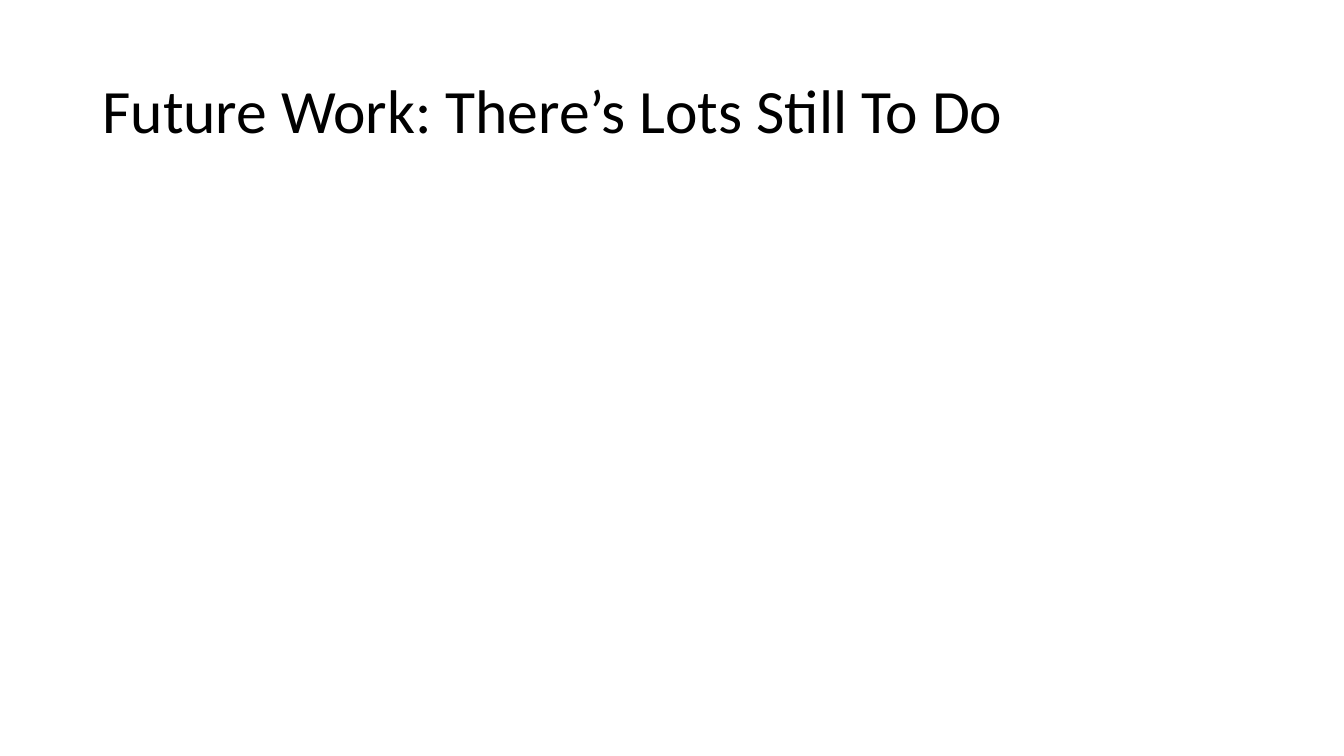
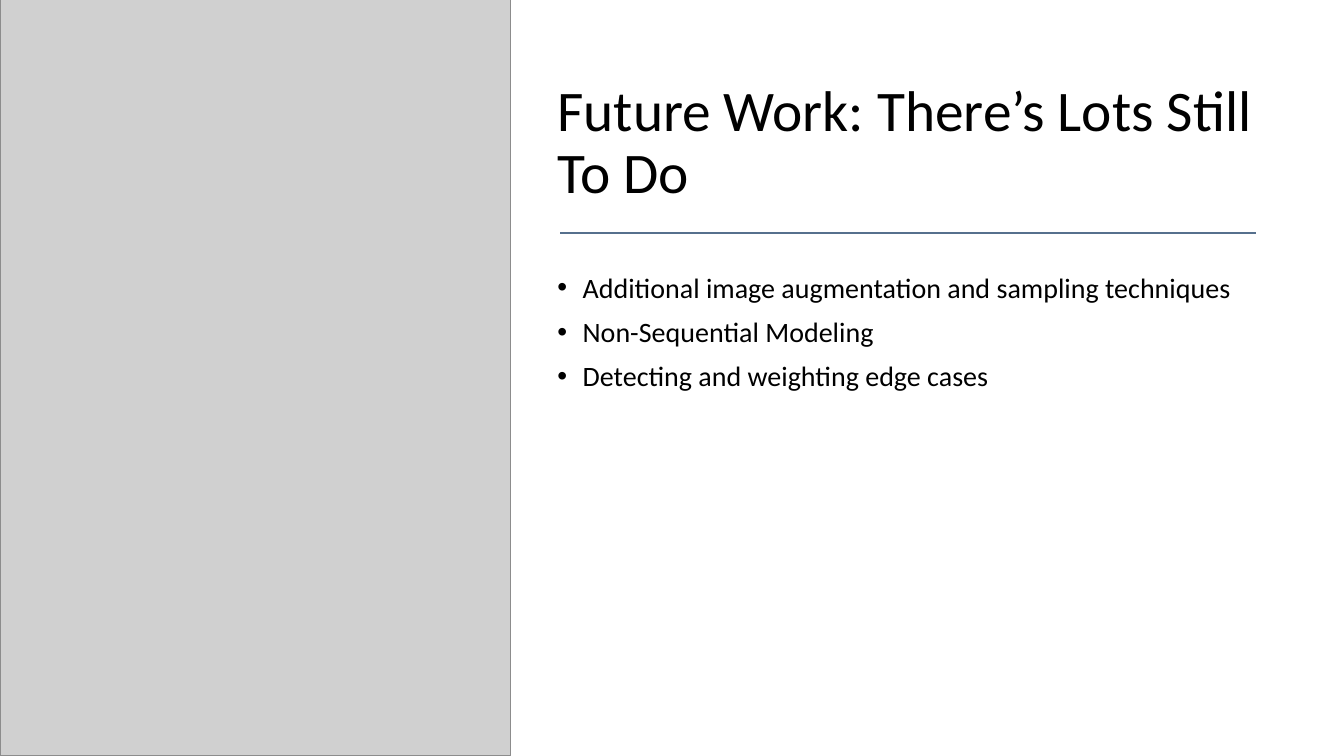
Before and after one commit to minthammock/dsc-mod-4-project-v2-1-onl01-dtsc-pt-041320, a slide deck: slide 8 of mod4_non_technical.pptx (slide 9 before the commit). Drawn at 1344x756 pixels with LibreOffice and Linux fonts; fonts in the diff are those of the drawing; grey boxes stand for pictures. Boxes give left, top, right and bottom in pixels: in the first picture for what was removed or moved away, otherwise in the second. Text is boxed around its words. In the diff, an @@ line names an element or a change of style, - is before the commit and + after.

```diff
--- a/mod4_non_technical.pptx
+++ b/mod4_non_technical.pptx
@@ picture added at (0, 0, 511, 756) @@
@@ title "Future Work: There’s Lots Still ...": place and size @@
-title "Future Work: There’s Lots Still ..." at (102, 90, 1002, 134)
+title "Future Work: There’s Lots Still ..." at (557, 90, 1252, 194)
@@ title "Future Work: There’s Lots Still ..." at (557, 90, 1252, 194): size 44 to 41 pt; vertical alignment middle to bottom @@
@@ line added from (561, 233) to (1256, 233), #56708D 1.5 pt @@
@@ text added at (583, 278, 1230, 391), 20 pt, text #000000 @@
+• Additional image augmentation and sampling techniques
+• Non-Sequential Modeling
+• Detecting and weighting edge cases
```
Also in this commit, not shown: 3 other slides changed, 2 other files.
